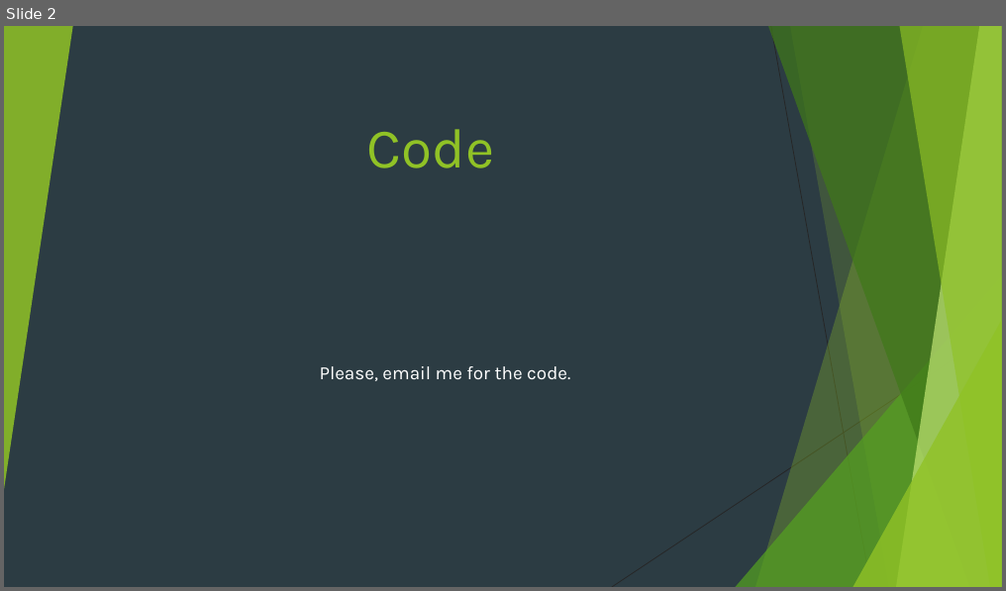
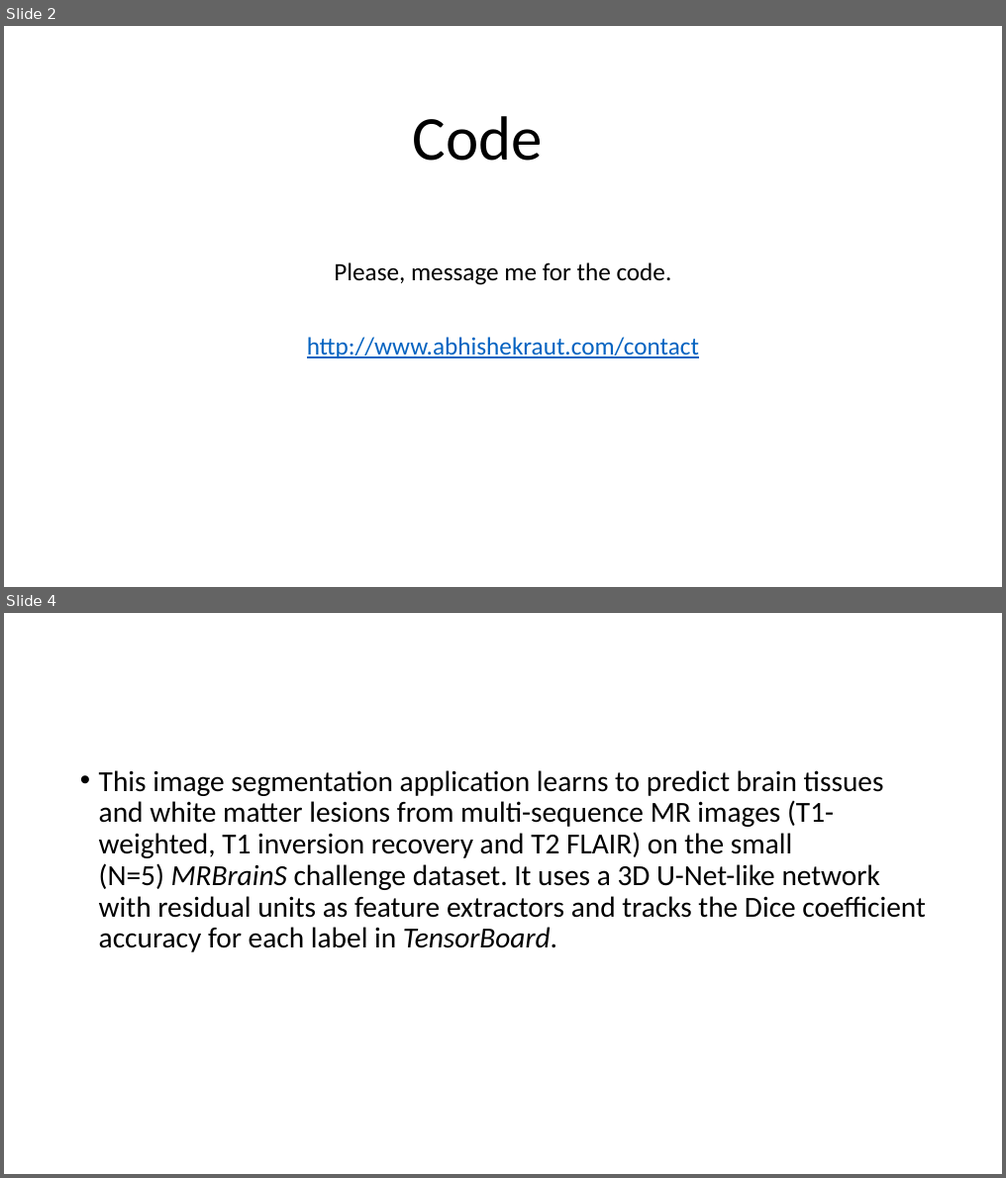
Before and after one commit to araut1/araut1.github.io, a slide deck: media/docs/registeration-framework-ppt.pptx. Shown one above the other, each under a label of ours: slide 2 before the commit, slides 2 and 4 after it; the slides between them are not shown. The pictures are 1006x591 and 1006x1178 pixels, drawn with LibreOffice and Linux fonts; fonts in the diff are those of the drawing. Boxes give left, top, right and bottom in pixels: in the first picture for what was removed or moved away, otherwise in the second. Text is boxed around its words. In the diff, an @@ line names an element or a change of style, - is before the commit and + after.

```diff
--- a/media/docs/registeration-framework-ppt.pptx
+++ b/media/docs/registeration-framework-ppt.pptx
@@ slide 4 added at box(4, 613, 1002, 1174), background #FFFFFF @@
@@ text added at box(99, 770, 925, 953), 28 pt, text #000000 @@
+• This image segmentation application learns to predict brain tissues and white matter lesions from multi-sequence MR images (T1-weighted, T1 inversion recovery and T2 FLAIR) on the small (N=5) MRBrainS challenge dataset. It uses a 3D U-Net-like network with residual units as feature extractors and tracks the Dice coefficient accuracy for each label in TensorBoard.
@@ slide 2 changed as well @@
@@ background #2C3C43 to #FFFFFF @@
@@ group removed at box(4, 26, 1002, 587): 5 freeform shapes, 3 triangles, 2 lines @@
@@ title "Code": place and size @@
-title "Code" at box(367, 129, 494, 169)
+title "Code" at box(413, 116, 543, 161)
@@ title "Code" at box(413, 116, 543, 161): size 54 to 60 pt, font Karla to Calibri, text colour #90C226 to #000000; line spacing 1 to 0.9 @@
@@ subtitle at box(307, 263, 699, 359): text changed; size 18 to 24 pt; font Karla to Calibri; text colour #FFFFFF to #0563C1 @@
-Please, email me for the code.
+Please, message me for the code.
+http://www.abhishekraut.com/contact
```
Also in this commit, not shown: 1 other slide changed, 7 other slides added, 1 slide removed, 8 other files.
